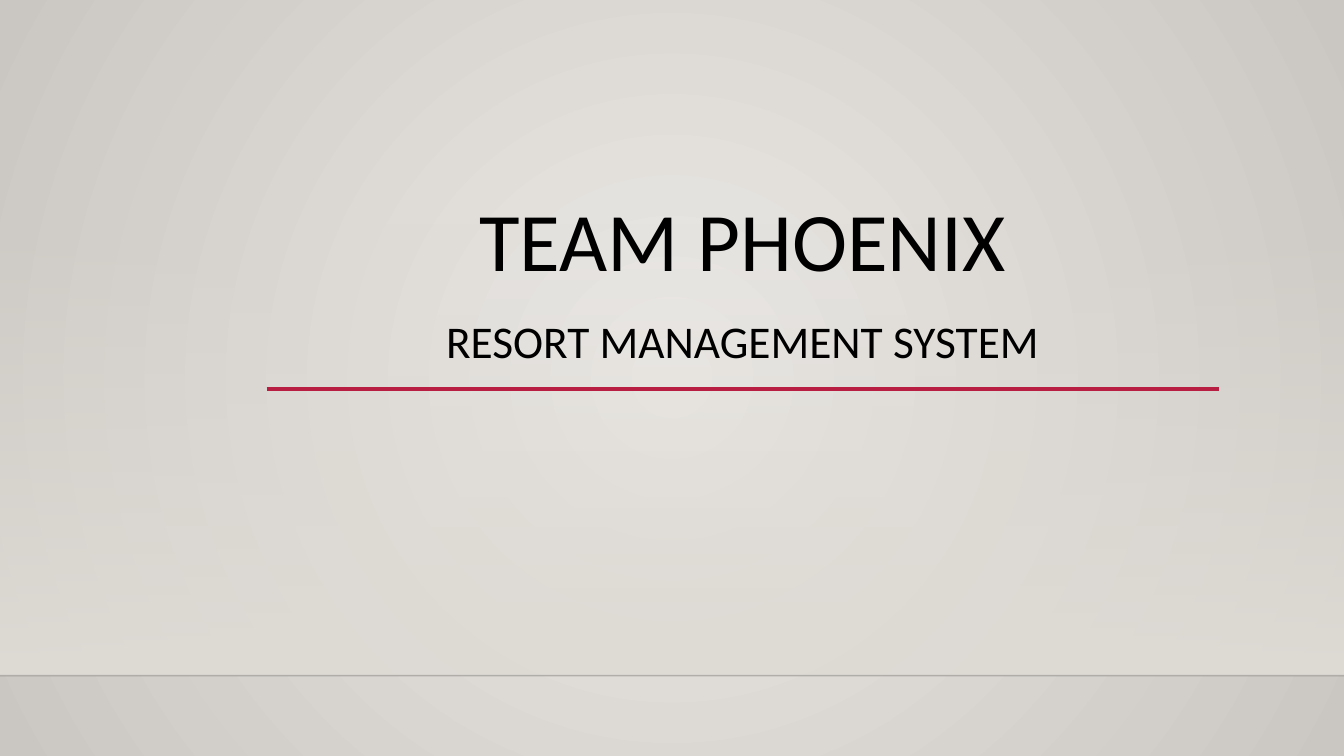
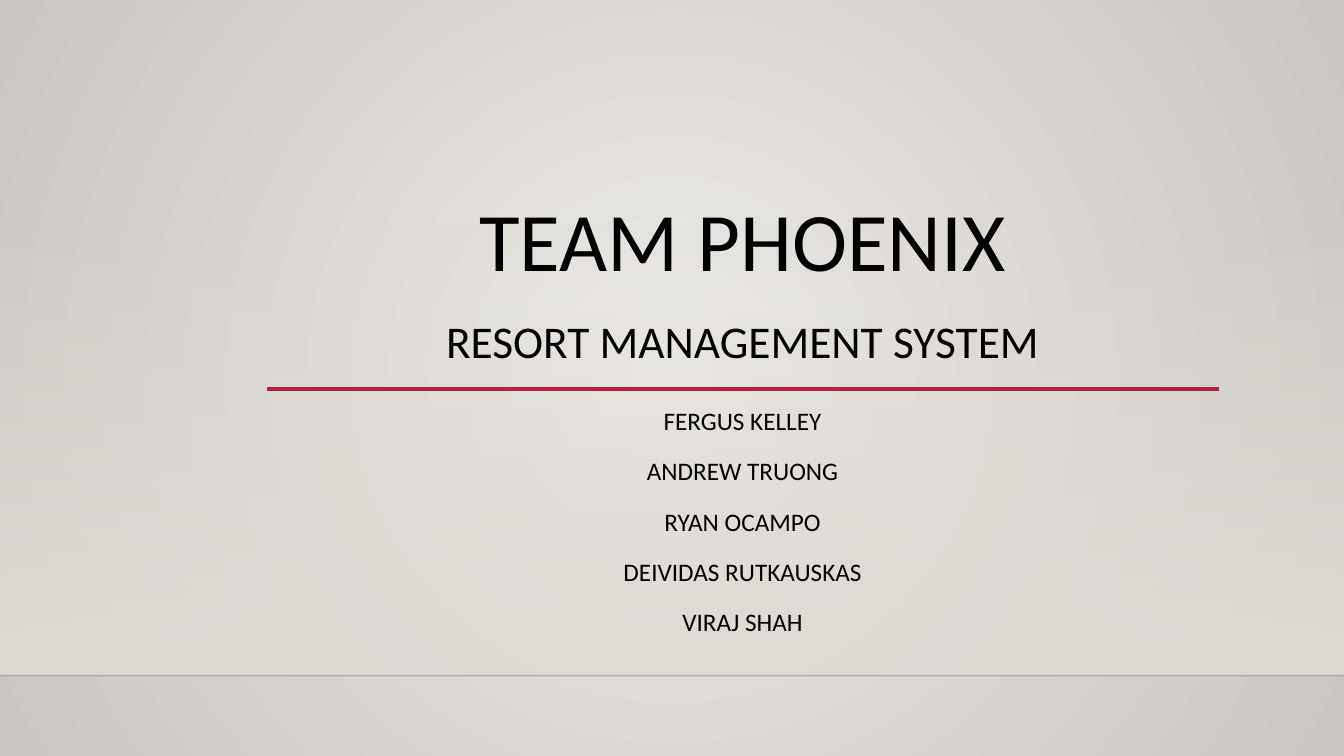
Before and after one commit to FergK/PhoenixHotel, a slide deck: slide 1 of TeamPhoenixPitchDeck.pptx. Drawn at 1344x756 pixels with LibreOffice and Linux fonts; fonts in the diff are those of the drawing; background and template pictures are left out. Boxes give left, top, right and bottom in pixels: in the first picture for what was removed or moved away, otherwise in the second. Text is boxed around its words. In the diff, an @@ line names an element or a change of style, - is before the commit and + after.

```diff
--- a/TeamPhoenixPitchDeck.pptx
+++ b/TeamPhoenixPitchDeck.pptx
@@ subtitle added at (x1=623, y1=413, x2=861, y2=631), 18 pt, text #000000 @@
+FERGUS KELLEY
+ANDREW TRUONG
+RYAN OCAMPO
+DEIVIDAS RUTKAUSKAS
+VIRAJ SHAH
```
Also in this commit, not shown: 1 other slide changed.
